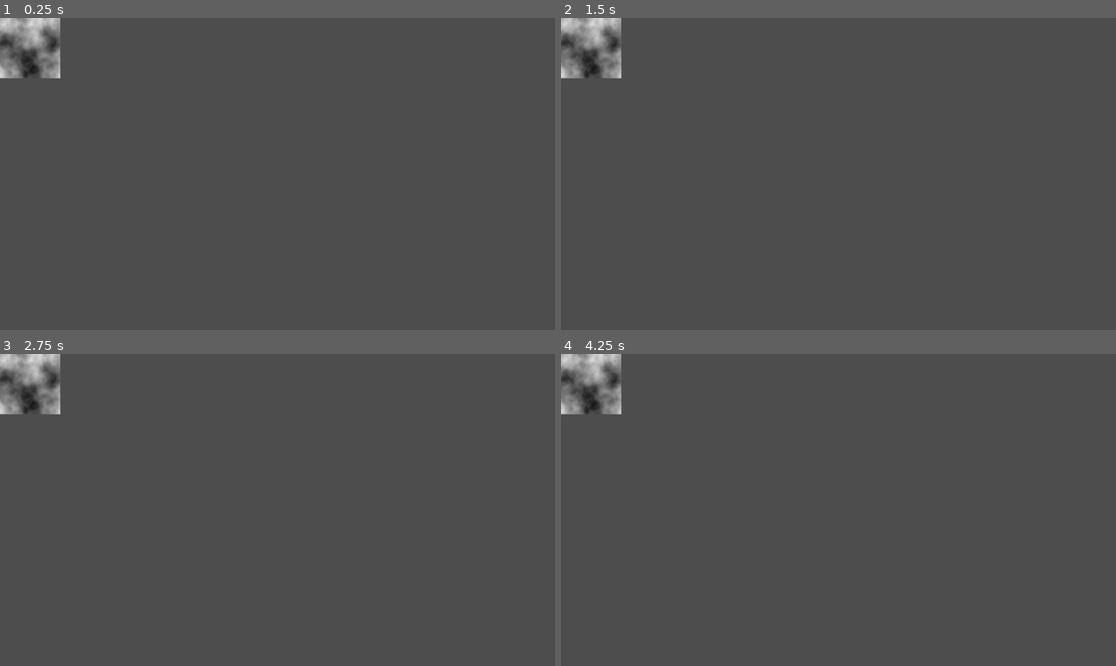
Above: before the commit, frames 1-4 (two rows, left to right).
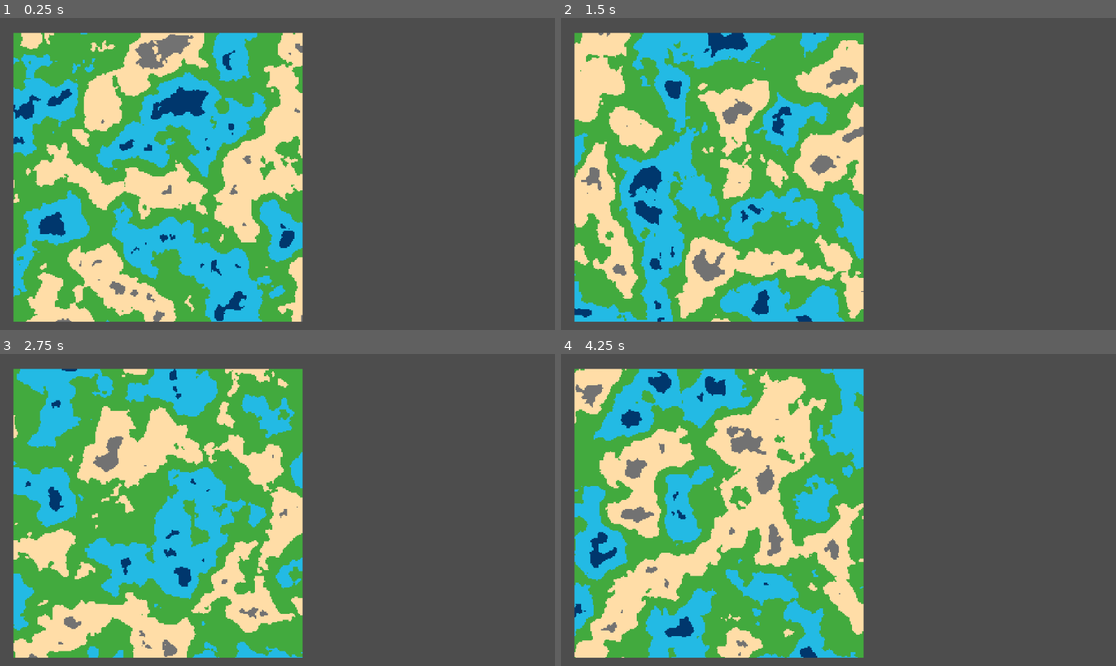
Above: after the commit, the same moments.

Repository: omriweinmann/TileMapEngine
Game: Godot game, scene res://scenes/main.tscn
The game is run twice, just before and just after one commit, with the same random seed, the same clock (stepped at 60 frames per second) and the same inputs.
Inputs:
- Up to frame 1 (0.25 s): no input
- Up to frame 2 (1.5 s): tap Enter at 0.5 s; tap R (Restart, bound only after the commit) at 1.25 s
- Up to frame 3 (2.75 s): tap R (Restart, bound only after the commit) at 2 s
- Up to frame 4 (4.25 s): tap R (Restart, bound only after the commit) at 2.75, 3.5, 4.15 s

The runs differ from the first frame. In frame 1, 49% of the frame differs, in the area x 0-55%, y 0-98%; in frame 2, 49%; in frame 3, 49%; in frame 4, 49%.

Commit message:
Basic Procedural Generation
Makes simplex noise, then for each pixel it changes a tile on a tilemaplayer to correspond to it.

Diff:
--- a/level.gd
+++ b/level.gd
@@ -14,14 +14,28 @@
 		print(seed)
 	var noise = NoiseTexture2D.new()
 	var fast_noise = FastNoiseLite.new()
+	fast_noise.noise_type = FastNoiseLite.TYPE_SIMPLEX
+	fast_noise.frequency = 0.01
 	fast_noise.seed = seed
 	noise.width = width
 	noise.height = height
 	noise.noise = fast_noise
 	$Noise.texture = noise
+	var vp_size = get_viewport().get_visible_rect().size
+	$Noise.position =  Vector2(vp_size[0]*0.5,vp_size[1]*0.5)
 
+	await noise.changed
+
+	for x in width:
+		for y in height:
+			var noise_value = fast_noise.get_noise_2d(float(x),float(y))
+			#print(noise_value)
+			var noise_value_processed = floor(((noise_value+1)/2)*5)
+			#print(noise_value_processed)
+			$TileMapLayer.set_cell(Vector2i(x,y),0,Vector2i(0,noise_value_processed))
 
 
 # Called every frame. 'delta' is the elapsed time since the previous frame.
 func _process(delta: float) -> void:
-	pass
+	if Input.is_action_just_pressed("Restart"):
+		get_tree().change_scene_to_file("res://scenes/main.tscn")
--- a/project.godot
+++ b/project.godot
@@ -19,6 +19,14 @@
 
 enabled=PackedStringArray("res://addons/godot_super-wakatime/plugin.cfg")
 
+[input]
+
+Restart={
+"deadzone": 0.2,
+"events": [Object(InputEventKey,"resource_local_to_scene":false,"resource_name":"","device":-1,"window_id":0,"alt_pressed":false,"shift_pressed":false,"ctrl_pressed":false,"meta_pressed":false,"pressed":false,"keycode":0,"physical_keycode":82,"key_label":0,"unicode":114,"location":0,"echo":false,"script":null)
+]
+}
+
 [rendering]
 
 renderer/rendering_method="gl_compatibility"
--- a/scenes/main.tscn
+++ b/scenes/main.tscn
@@ -1,14 +1,37 @@
-[gd_scene load_steps=4 format=3 uid="uid://duw1wm8yln4wb"]
+[gd_scene load_steps=7 format=3 uid="uid://duw1wm8yln4wb"]
 
 [ext_resource type="Script" uid="uid://drw35b5wfyoyr" path="res://level.gd" id="1_o5qli"]
+[ext_resource type="Texture2D" uid="uid://bs816thvxmkyi" path="res://asset/pictures/terrain/tileset1.png" id="2_0wfyh"]
 
 [sub_resource type="FastNoiseLite" id="FastNoiseLite_o5qli"]
+noise_type = 0
 
 [sub_resource type="NoiseTexture2D" id="NoiseTexture2D_0wfyh"]
 noise = SubResource("FastNoiseLite_o5qli")
+
+[sub_resource type="TileSetAtlasSource" id="TileSetAtlasSource_sugp2"]
+resource_name = "TileSet"
+texture = ExtResource("2_0wfyh")
+texture_region_size = Vector2i(32, 32)
+0:0/0 = 0
+0:1/0 = 0
+0:2/0 = 0
+0:3/0 = 0
+0:4/0 = 0
+
+[sub_resource type="TileSet" id="TileSet_ya4ey"]
+tile_size = Vector2i(32, 32)
+sources/0 = SubResource("TileSetAtlasSource_sugp2")
 
 [node name="Main" type="Node2D"]
 script = ExtResource("1_o5qli")
 
 [node name="Noise" type="Sprite2D" parent="."]
 texture = SubResource("NoiseTexture2D_0wfyh")
+
+[node name="TileMapLayer" type="TileMapLayer" parent="."]
+tile_set = SubResource("TileSet_ya4ey")
+
+[node name="Camera2D" type="Camera2D" parent="."]
+position = Vector2(7311, 3900)
+zoom = Vector2(0.075, 0.075)
Binary file added: asset/pictures/terrain/tileset1.png
Not shown, added: asset/pictures/terrain/tileset1.png.import
